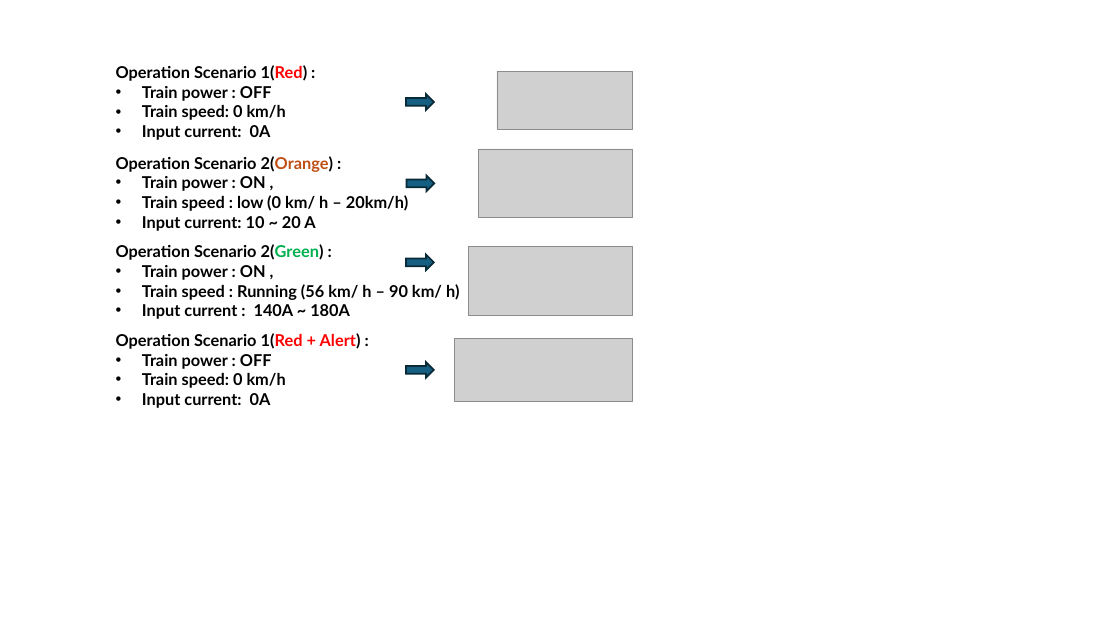
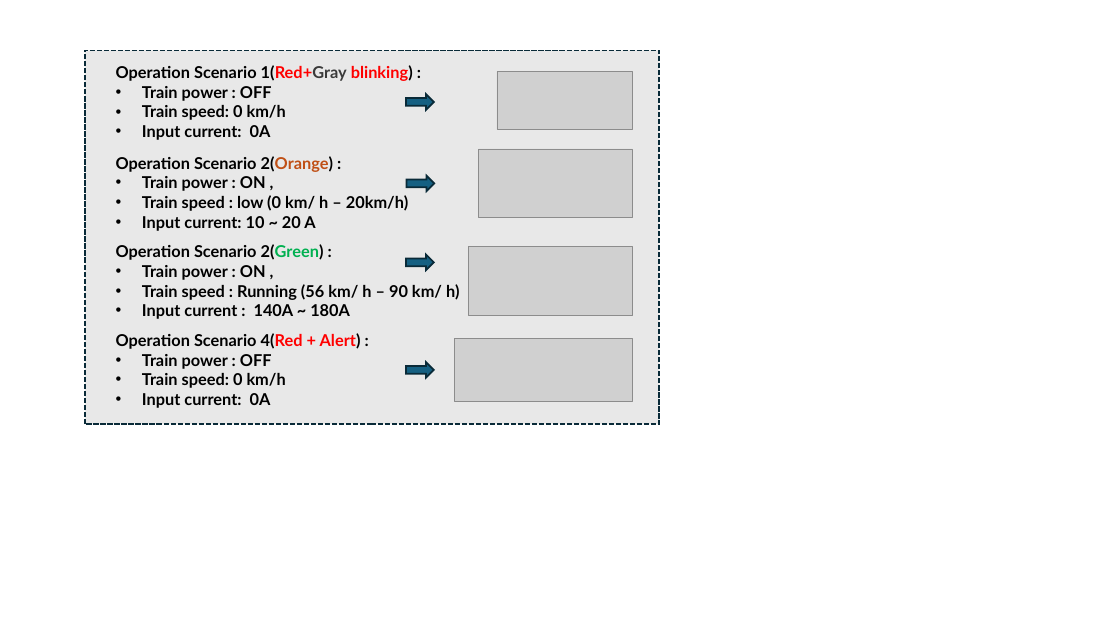
Before and after one commit to LiuYuancheng/IT_OT_IoT_Cyber_Security_Workshop, a slide deck: slide 3 of OT_System_Attack_Case_Study/Railway_Train_Control/img/designDoc.pptx (slide 2 before the commit). Drawn at 1120x630 pixels with LibreOffice and Linux fonts; fonts in the diff are those of the drawing; grey boxes stand for pictures. Boxes give left, top, right and bottom in pixels: in the first picture for what was removed or moved away, otherwise in the second. Text is boxed around its words. In the diff, an @@ line names an element or a change of style, - is before the commit and + after.

```diff
--- a/OT_System_Attack_Case_Study/Railway_Train_Control/img/designDoc.pptx
+++ b/OT_System_Attack_Case_Study/Railway_Train_Control/img/designDoc.pptx
@@ rectangle added at bbox=[85, 50, 660, 424], fill #E8E8E8, outline #092A39 1.5 pt dashed @@
@@ text at bbox=[116, 65, 413, 81]: text changed @@
-Operation Scenario 1(Red) :
+Operation Scenario 1(Red+Gray blinking) :
@@ text at bbox=[116, 333, 361, 349]: text changed @@
-Operation Scenario 1(Red + Alert) :
+Operation Scenario 4(Red + Alert) :
```
Also in this commit, not shown: 3 slides added, 2 other files.
